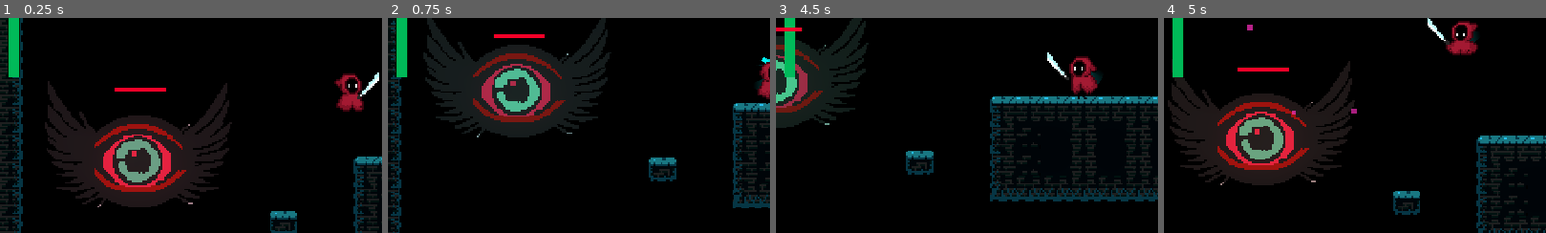
Above: before the commit, frames 1-4 (left to right).
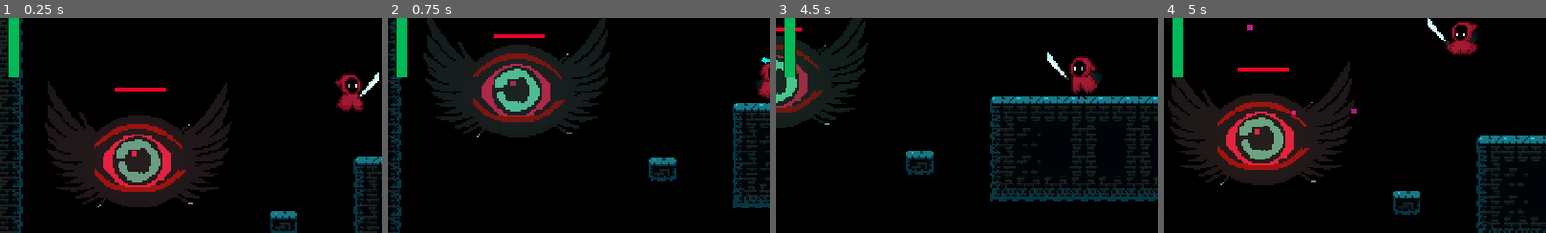
Above: after the commit, the same moments.

Repository: Driannn/AcerolaJam0
Game: Godot game, scene res://Scenes/Main scene/main_scene.tscn
The game is run twice, just before and just after one commit, with the same random seed, the same clock (stepped at 60 frames per second) and the same inputs.
Inputs (mouse positions are % of the whole screen's width and height, from its top left):
- Up to frame 1 (0.25 s): no input
- Up to frame 2 (0.75 s): tap Enter (ui_accept) at 0.5 s; move the mouse to (72, 45) at 0.52 s; hold D (move_right) from 0.53 s (still down); tap X (attack) at 0.6 s; click (72, 45) at 0.67 s
- Up to frame 3 (4.5 s): tap Space (jump) at 0.77, 1.52, 3.02, 3.77 s; move the mouse to (30, 55) at 1.27 s; release D (move_right) at 1.28 s; hold S 1.28-2.03 s; tap C (dash) at 1.35, 3.6 s; move the mouse to (60, 28) at 2.02 s; hold D (move_right) 2.03-2.78 s; hold F 2.03-2.78 s; move the mouse to (45, 70) at 2.77 s; hold W 2.78-3.53 s; tap X (attack) at 2.85 s; click (45, 70) at 2.92 s; move the mouse to (80, 65) at 3.52 s; hold A (move_left) from 3.53 s (still down); move the mouse to (20, 35) at 4.27 s; tap F at 4.35 s
- Up to frame 4 (5 s): keep holding A (move_left); tap Space (jump) at 4.52 s
The pictures show only the part of the screen within x 3-53%, y 49-99%; the shares and areas given below are measured in that part.

Frames 1-2 are identical in both runs. In frame 3, 0.1% of the frame differs, in the area x 2-6%, y 4-28%; in frame 4, less than 0.1%.

Commit message:
Collider changes

Diff:
--- a/Scenes/Entities/eye_enemy.tscn
+++ b/Scenes/Entities/eye_enemy.tscn
@@ -9,11 +9,11 @@
 
 [sub_resource type="CapsuleShape2D" id="CapsuleShape2D_40hdv"]
 radius = 28.0
-height = 96.0
+height = 102.0
 
 [sub_resource type="CapsuleShape2D" id="CapsuleShape2D_232rl"]
-radius = 26.88
-height = 70.0
+radius = 24.0
+height = 62.0
 
 [sub_resource type="Animation" id="Animation_y1ou2"]
 length = 0.001
--- a/Scenes/Player/my_player.tscn
+++ b/Scenes/Player/my_player.tscn
@@ -211,6 +211,7 @@
 
 [node name="HeathBar" parent="Camera2D" instance=ExtResource("4_2c6ax")]
 unique_name_in_owner = true
+z_index = 2
 offset_left = -207.0
 offset_top = 33.0
 offset_right = 94.0
--- a/project.godot
+++ b/project.godot
@@ -83,19 +83,21 @@
 , Object(InputEventKey,"resource_local_to_scene":false,"resource_name":"","device":-1,"window_id":0,"alt_pressed":false,"shift_pressed":false,"ctrl_pressed":false,"meta_pressed":false,"pressed":false,"keycode":0,"physical_keycode":87,"key_label":0,"unicode":119,"echo":false,"script":null)
 , Object(InputEventKey,"resource_local_to_scene":false,"resource_name":"","device":-1,"window_id":0,"alt_pressed":false,"shift_pressed":false,"ctrl_pressed":false,"meta_pressed":false,"pressed":false,"keycode":0,"physical_keycode":4194320,"key_label":0,"unicode":0,"echo":false,"script":null)
 , Object(InputEventKey,"resource_local_to_scene":false,"resource_name":"","device":-1,"window_id":0,"alt_pressed":false,"shift_pressed":false,"ctrl_pressed":false,"meta_pressed":false,"pressed":false,"keycode":0,"physical_keycode":90,"key_label":0,"unicode":122,"echo":false,"script":null)
+, Object(InputEventKey,"resource_local_to_scene":false,"resource_name":"","device":-1,"window_id":0,"alt_pressed":false,"shift_pressed":false,"ctrl_pressed":false,"meta_pressed":false,"pressed":false,"keycode":0,"physical_keycode":74,"key_label":0,"unicode":106,"echo":false,"script":null)
 ]
 }
 attack={
 "deadzone": 0.5,
 "events": [Object(InputEventKey,"resource_local_to_scene":false,"resource_name":"","device":-1,"window_id":0,"alt_pressed":false,"shift_pressed":false,"ctrl_pressed":false,"meta_pressed":false,"pressed":false,"keycode":0,"physical_keycode":88,"key_label":0,"unicode":120,"echo":false,"script":null)
 , Object(InputEventMouseButton,"resource_local_to_scene":false,"resource_name":"","device":-1,"window_id":0,"alt_presse …(244 unchanged characters)…
-, Object(InputEventKey,"resource_local_to_scene":false,"resource_name":"","device":-1,"window_id":0,"alt_pressed":false,"shift_pressed":false,"ctrl_pressed":false,"meta_pressed":false,"pressed":false,"keycode":0,"physical_keycode":74,"key_label":0,"unicode":106,"echo":false,"script":null)
+, Object(InputEventKey,"resource_local_to_scene":false,"resource_name":"","device":-1,"window_id":0,"alt_pressed":false,"shift_pressed":false,"ctrl_pressed":false,"meta_pressed":false,"pressed":false,"keycode":0,"physical_keycode":75,"key_label":0,"unicode":107,"echo":false,"script":null)
 ]
 }
 dash={
 "deadzone": 0.5,
 "events": [Object(InputEventKey,"resource_local_to_scene":false,"resource_name":"","device":-1,"window_id":0,"alt_pressed":false,"shift_pressed":false,"ctrl_pressed":false,"meta_pressed":false,"pressed":false,"keycode":0,"physical_keycode":67,"key_label":0,"unicode":99,"echo":false,"script":null)
 , Object(InputEventMouseButton,"resource_local_to_scene":false,"resource_name":"","device":-1,"window_id":0,"alt_presse …(244 unchanged characters)…
+, Object(InputEventKey,"resource_local_to_scene":false,"resource_name":"","device":-1,"window_id":0,"alt_pressed":false,"shift_pressed":false,"ctrl_pressed":false,"meta_pressed":false,"pressed":false,"keycode":0,"physical_keycode":76,"key_label":0,"unicode":108,"echo":false,"script":null)
 ]
 }
 
